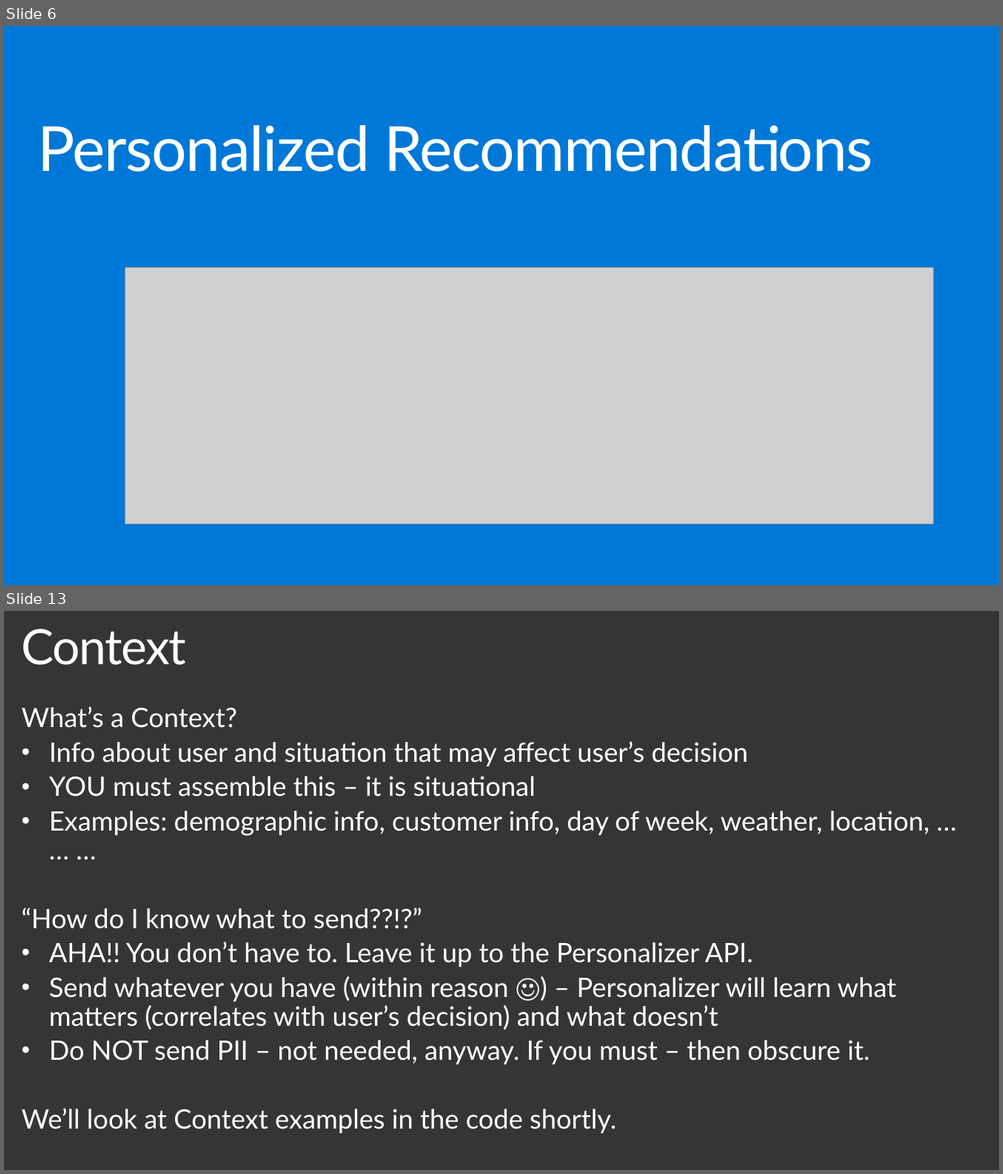
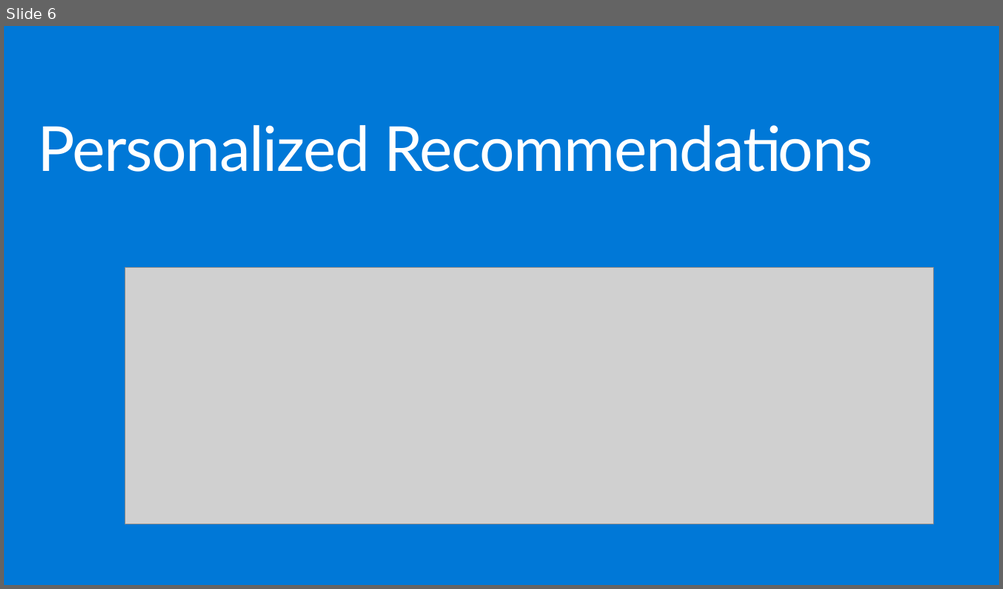
Before and after one commit to plzm/events, a slide deck: GraniteStateCodeCamp2019/gscc19-pelazem.pptx. Shown one above the other, each under a label of ours: slides 6 and 13 before the commit, slide 6 after it; the slides between them are not shown. The pictures are 1003x1174 and 1003x589 pixels, drawn with LibreOffice and Linux fonts; fonts in the diff are those of the drawing; grey boxes stand for pictures; background and template pictures are left out. Boxes give left, top, right and bottom in pixels: in the first picture for what was removed or moved away, otherwise in the second. Text is boxed around its words. In the diff, an @@ line names an element or a change of style, - is before the commit and + after.

```diff
--- a/GraniteStateCodeCamp2019/gscc19-pelazem.pptx
+++ b/GraniteStateCodeCamp2019/gscc19-pelazem.pptx
@@ slide 13 removed at bbox=[4, 611, 999, 1170], background picture (left out) @@
@@ title removed at bbox=[22, 629, 187, 665] @@
-Context
@@ text removed at bbox=[22, 706, 930, 1134] @@
-What’s a Context?
-• Info about user and situation that may affect user’s decision
-• YOU must assemble this – it is situational
-• Examples: demographic info, customer info, day of week, weather, location, … … …
-“How do I know what to send??!?”
-• AHA!! You don’t have to. Leave it up to the Personalizer API.
-• Send whatever you have (within reason ☺) – Personalizer will learn what matters (correlates with user’s decision) and what doesn’t
-• Do NOT send PII – not needed, anyway. If you must – then obscure it.
-We’ll look at Context examples in the code shortly.
```
Also in this commit, not shown: 2 slides changed, 2 slides added, 6 other slides removed, 1 other file.
